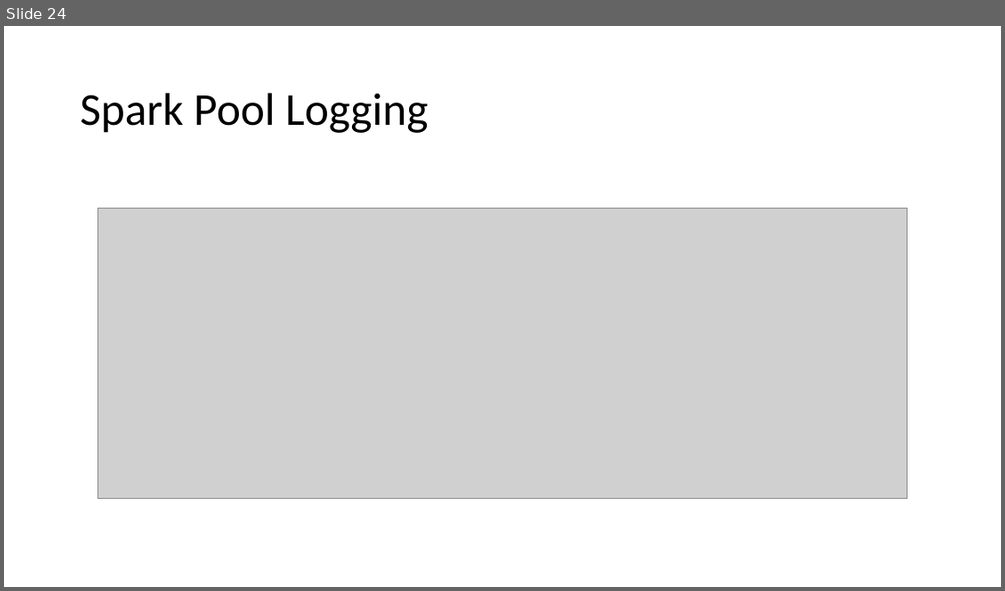
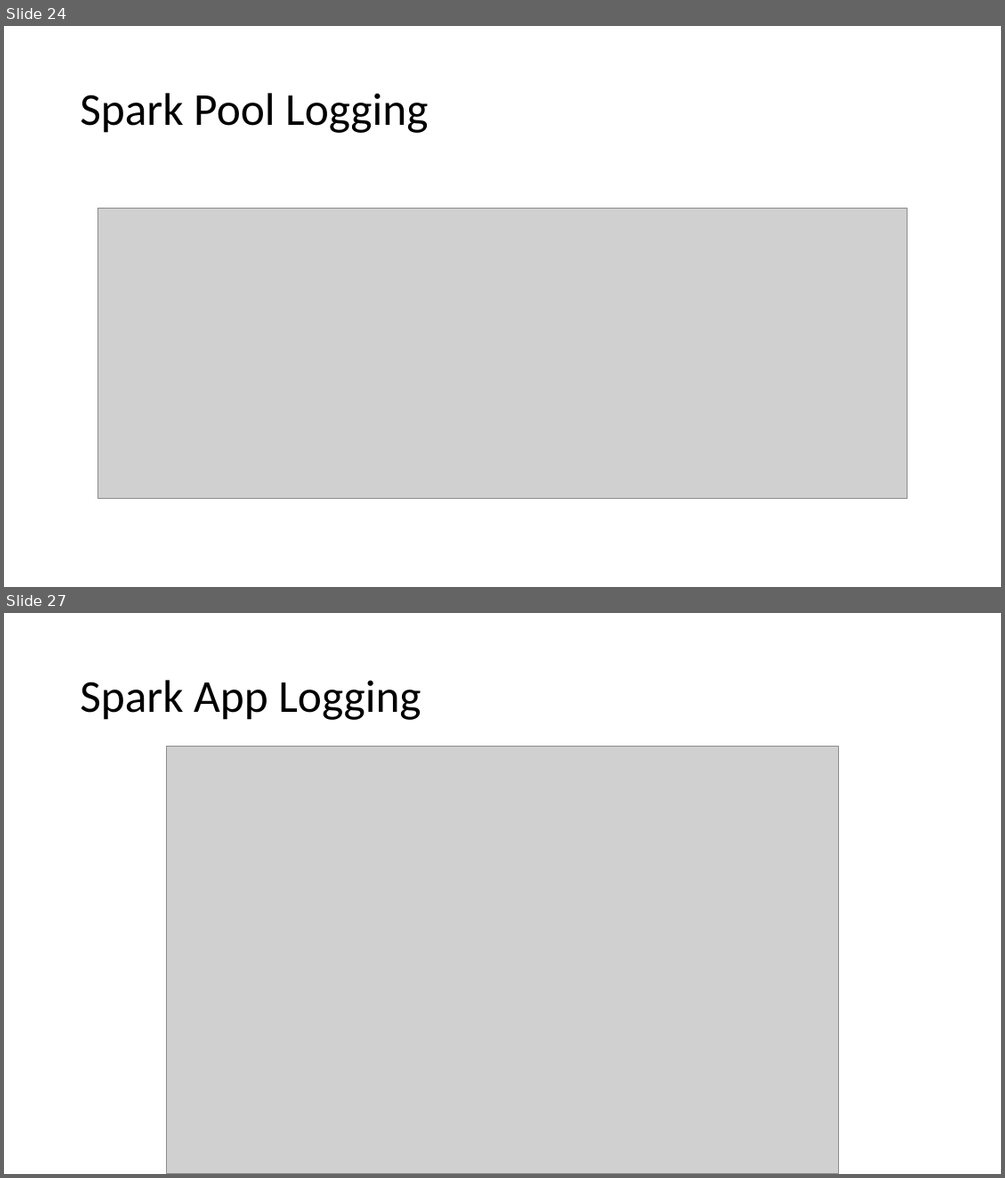
Before and after one commit to solliancenet/precon-synapse-power-bi, a slide deck: Slides/03 - Synapse Administration.pptx. Shown one above the other, each under a label of ours: slide 24 before the commit, slides 24 and 27 after it; the slides between them are not shown. The pictures are 1005x591 and 1005x1178 pixels, drawn with LibreOffice and Linux fonts; fonts in the diff are those of the drawing; grey boxes stand for pictures. Boxes give left, top, right and bottom in pixels: in the first picture for what was removed or moved away, otherwise in the second. Text is boxed around its words. In the diff, an @@ line names an element or a change of style, - is before the commit and + after.

```diff
--- a/Slides/03 - Synapse Administration.pptx
+++ b/Slides/03 - Synapse Administration.pptx
@@ slide 27 added at [4,613,1001,1174], background #FFFFFF @@
@@ title added at [80,680,421,720], 44 pt, text #000000 @@
+Spark App Logging
@@ picture added at [166,747,839,1173] @@
```
Also in this commit, not shown: 7 other slides added, 1 slide removed, 1 other file.
